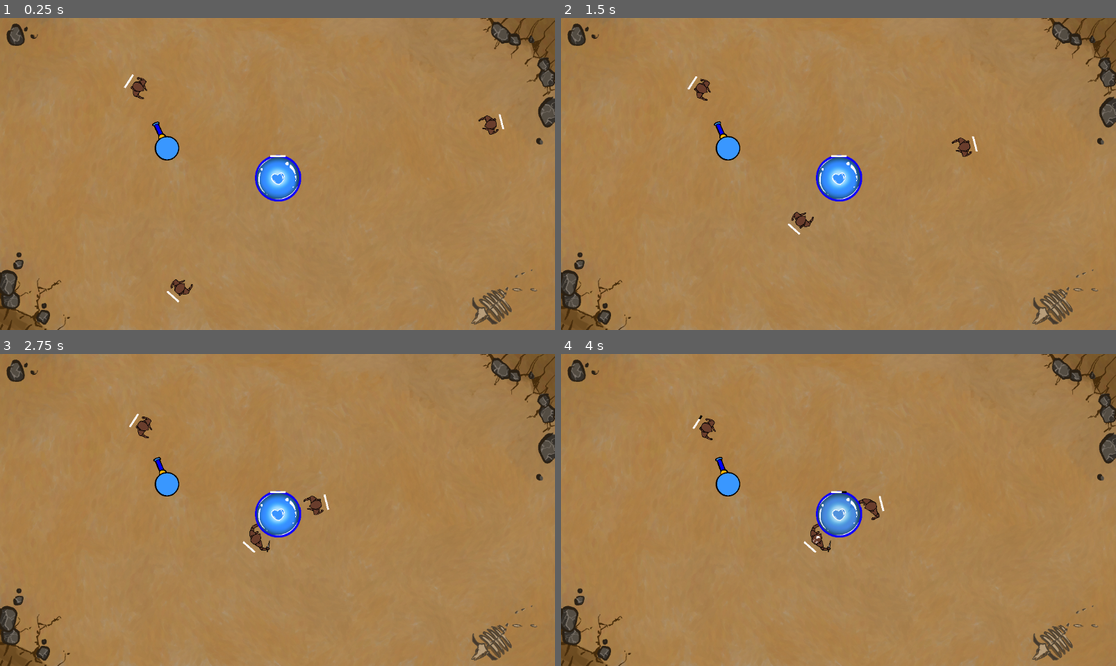
Above: before the commit, frames 1-4 (two rows, left to right).
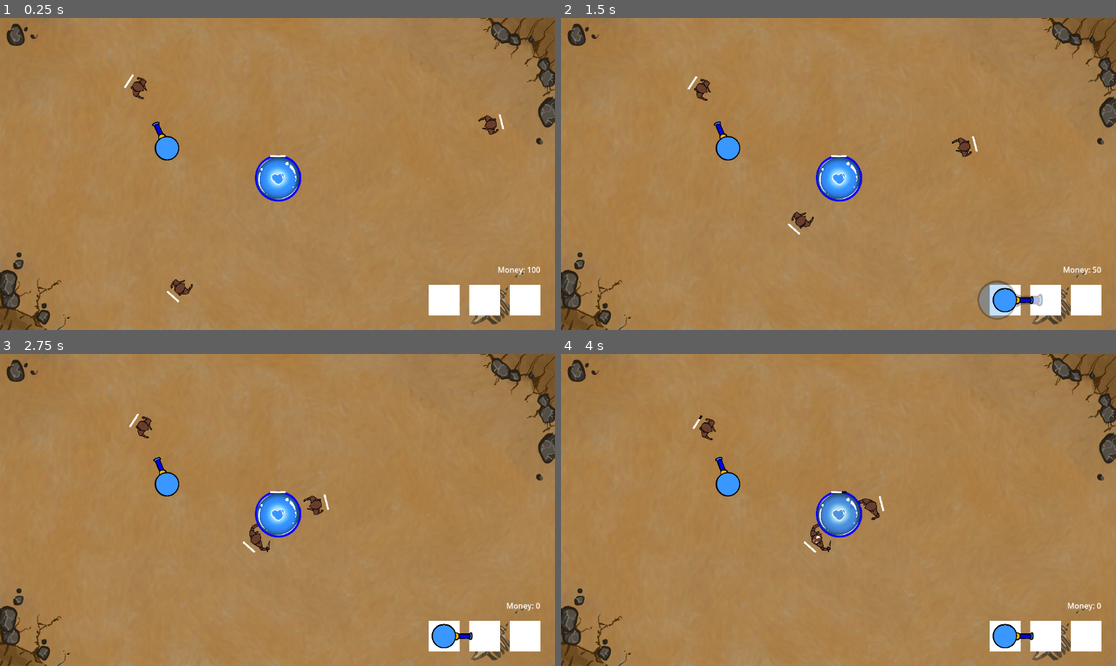
Above: after the commit, the same moments.

Repository: PNP-Gamejam/ggj2025-bubbles
Game: Godot game, scene res://main.tscn
The game is run twice, just before and just after one commit, with the same random seed, the same clock (stepped at 60 frames per second) and the same inputs.
Inputs (mouse positions are in pixels of both pictures, inside the frame that each line leads up to):
- Up to frame 1 (0.25 s): no input
- Up to frame 2 (1.5 s): click (1005, 298) at 0.52 s; click (1005, 298) at 1.27 s
- Up to frame 3 (2.75 s): click (444, 634) at 2.02 s
- Up to frame 4 (4 s): move the mouse to (705, 425) at 2.77 s; press the mouse at (705, 425) at 2.78 s; move the mouse to (816, 538) at 3.52 s; release the mouse at (816, 538) at 3.53 s; click (816, 538) at 3.6 s

The runs differ from the first frame. In frame 1, 1.7% of the frame differs, in the area x 77-98%, y 79-96%; in frame 2, 2.0%, in the area x 74-98%, y 79-97%; in frame 3, 1.7%; in frame 4, 1.7%.

Commit message:
shop system

Diff:
--- /dev/null
+++ b/main.gd
@@ -0,0 +1,40 @@
+extends Node2D
+
+const SENTRY_COST := 50
+const SENTRY_SPRITE = preload("res://assets/Sentries-AT1.png")
+const SENTRY = preload("res://sentry.tscn")
+
+@onready var placeholder: Sprite2D = %Placeholder
+@onready var sentry_button: TextureButton = %SentryButton
+@onready var money_label: Label = %MoneyLabel
+
+var money := 100
+
+var on_click := func(): pass
+
+func _ready() -> void:
+	sentry_button.pressed.connect(func():
+		if money >= 50:
+			placeholder.texture = SENTRY_SPRITE
+			placeholder.scale = Vector2.ONE * 0.4
+			placeholder.offset = Vector2(30, 0)
+			on_click = buy_and_place_sentry
+	)
+
+
+func _input(event: InputEvent) -> void:
+	if event.is_action_pressed("click_attack"):
+		on_click.call()
+		on_click = func(): pass
+		placeholder.texture = null
+
+
+func _process(delta: float) -> void:
+	money_label.text = "Money: %d" % money
+
+
+func buy_and_place_sentry():
+	money -= SENTRY_COST
+	var sentry = SENTRY.instantiate()
+	sentry.global_position = get_global_mouse_position()
+	get_tree().current_scene.add_child(sentry)
--- a/main.tscn
+++ b/main.tscn
@@ -1,13 +1,29 @@
-[gd_scene load_steps=7 format=3 uid="uid://dope7ywd57rhn"]
+[gd_scene load_steps=13 format=3 uid="uid://dope7ywd57rhn"]
 
+[ext_resource type="Script" path="res://main.gd" id="1_ac088"]
 [ext_resource type="PackedScene" uid="uid://cw557oc4ju5no" path="res://monster.tscn" id="1_vvtl6"]
 [ext_resource type="PackedScene" uid="uid://tbcd247fin7t" path="res://base.tscn" id="2_g7t2p"]
 [ext_resource type="Script" path="res://damage_clicker.gd" id="3_1wouj"]
 [ext_resource type="PackedScene" uid="uid://bohl7r3rctjnj" path="res://damage_stacker.tscn" id="4_n3h7q"]
 [ext_resource type="PackedScene" uid="uid://bmbew5t3hprmb" path="res://sentry.tscn" id="5_sykte"]
 [ext_resource type="Texture2D" uid="uid://8x2yqsh3qtf7" path="res://assets/Bg. jpg.jpg" id="6_x3iyv"]
+[ext_resource type="Script" path="res://placeholder.gd" id="7_ttnha"]
+
+[sub_resource type="Gradient" id="Gradient_n5oek"]
+colors = PackedColorArray(1, 1, 1, 1, 1, 1, 1, 1)
+
+[sub_resource type="GradientTexture2D" id="GradientTexture2D_ug6pl"]
+gradient = SubResource("Gradient_n5oek")
+
+[sub_resource type="Gradient" id="Gradient_0i0g3"]
+offsets = PackedFloat32Array(0)
+colors = PackedColorArray(1, 1, 1, 1)
+
+[sub_resource type="GradientTexture2D" id="GradientTexture2D_34c6i"]
+gradient = SubResource("Gradient_0i0g3")
 
 [node name="Main" type="Node2D"]
+script = ExtResource("1_ac088")
 
 [node name="Monster" parent="." instance=ExtResource("1_vvtl6")]
 position = Vector2(33, -71)
@@ -33,11 +49,63 @@
 [node name="CanvasLayer" type="CanvasLayer" parent="."]
 layer = -1
 
-[node name="TextureRect" type="TextureRect" parent="CanvasLayer"]
+[node name="BG" type="TextureRect" parent="CanvasLayer"]
 offset_right = 40.0
 offset_bottom = 40.0
 texture = ExtResource("6_x3iyv")
 
+[node name="UI" type="Control" parent="CanvasLayer"]
+layout_mode = 3
+anchors_preset = 15
+anchor_right = 1.0
+anchor_bottom = 1.0
+grow_horizontal = 2
+grow_vertical = 2
+mouse_filter = 2
+
+[node name="VBoxContainer" type="VBoxContainer" parent="CanvasLayer/UI"]
+layout_mode = 1
+anchors_preset = -1
+anchor_left = 1.0
+anchor_top = 1.0
+anchor_right = 1.0
+anchor_bottom = 1.0
+offset_right = -30.0
+offset_bottom = -30.0
+grow_horizontal = 0
+grow_vertical = 0
+theme_override_constants/separation = 20
+
+[node name="MoneyLabel" type="Label" parent="CanvasLayer/UI/VBoxContainer"]
+unique_name_in_owner = true
+layout_mode = 2
+text = "Money: xxx"
+horizontal_alignment = 2
+
+[node name="HBoxContainer" type="HBoxContainer" parent="CanvasLayer/UI/VBoxContainer"]
+layout_mode = 2
+theme_override_constants/separation = 20
+alignment = 2
+
+[node name="SentryButton" type="TextureButton" parent="CanvasLayer/UI/VBoxContainer/HBoxContainer"]
+unique_name_in_owner = true
+layout_mode = 2
+texture_normal = SubResource("GradientTexture2D_ug6pl")
+
+[node name="TextureRect2" type="TextureRect" parent="CanvasLayer/UI/VBoxContainer/HBoxContainer"]
+layout_mode = 2
+texture = SubResource("GradientTexture2D_34c6i")
+
+[node name="TextureRect3" type="TextureRect" parent="CanvasLayer/UI/VBoxContainer/HBoxContainer"]
+layout_mode = 2
+texture = SubResource("GradientTexture2D_34c6i")
+
+[node name="Placeholder" type="Sprite2D" parent="CanvasLayer"]
+unique_name_in_owner = true
+modulate = Color(1, 1, 1, 0.286275)
+scale = Vector2(0.5, 0.5)
+script = ExtResource("7_ttnha")
+
 [node name="Camera2D" type="Camera2D" parent="."]
 position = Vector2(609, 288)
 zoom = Vector2(0.5, 0.5)
--- /dev/null
+++ b/placeholder.gd
@@ -0,0 +1,5 @@
+extends Sprite2D
+
+func _input(event: InputEvent) -> void:
+	if event is InputEventMouseMotion:
+		global_position = event.position
